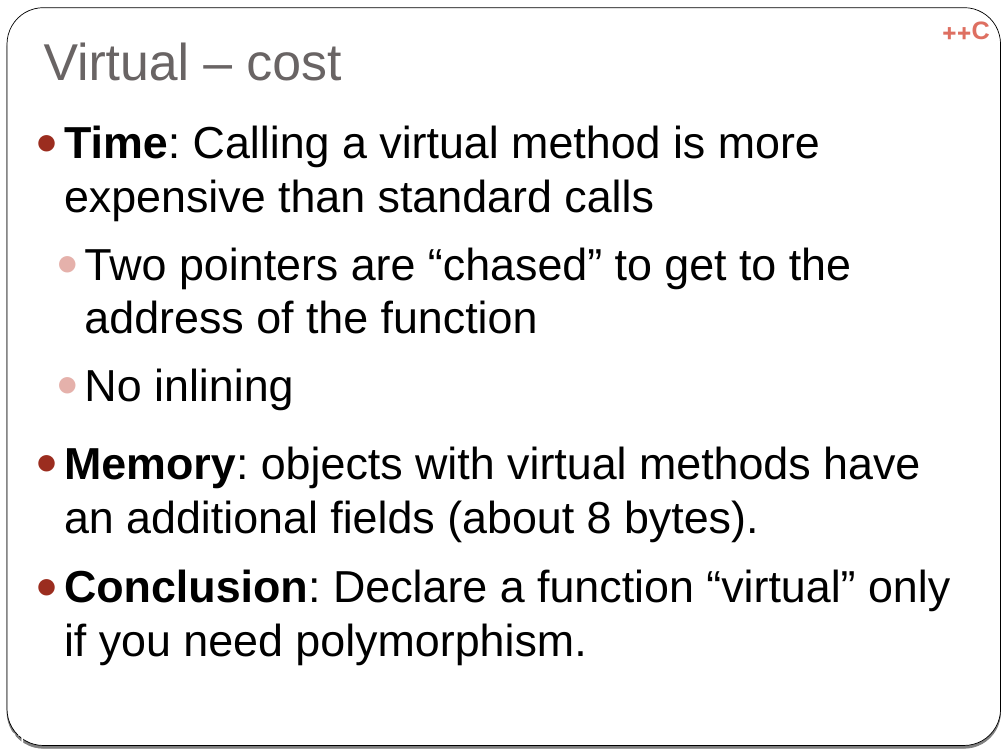
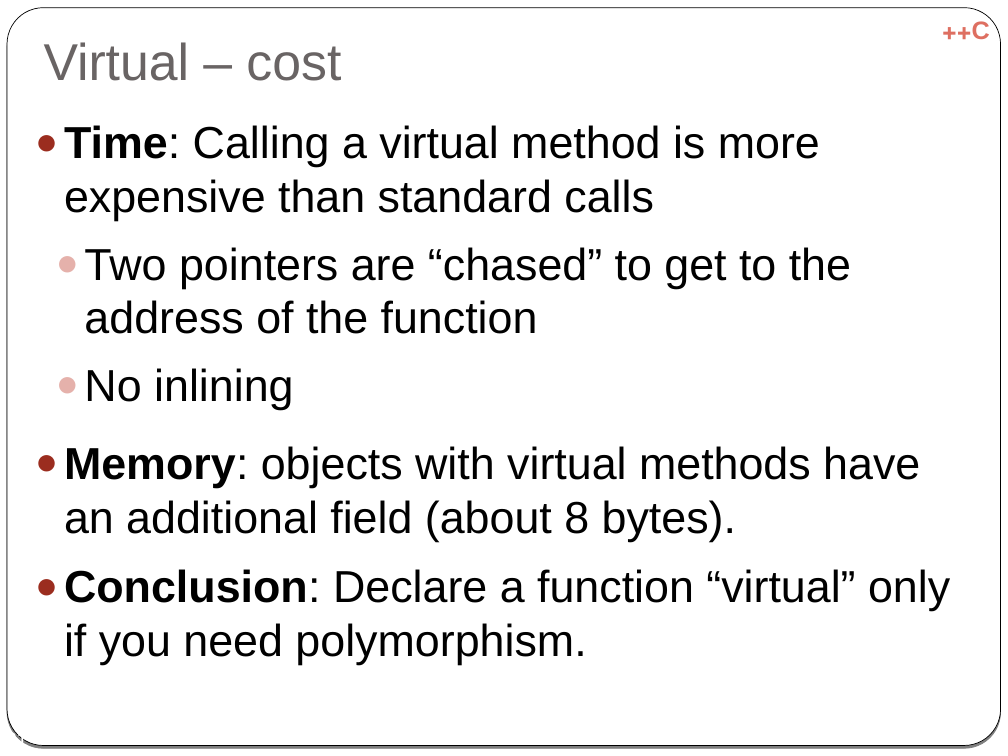
Before and after one commit to cpp-at-ariel/cpp-5780, a slide deck: slide 31 of 06-inheritance/slides-virtual.odp. Drawn at 1008x756 pixels with LibreOffice and Linux fonts; fonts in the diff are those of the drawing. Boxes give left, top, right and bottom in pixels: in the first picture for what was removed or moved away, otherwise in the second. Text is boxed around its words. In the diff, an @@ line names an element or a change of style, - is before the commit and + after.

```diff
--- a/06-inheritance/slides-virtual.odp
+++ b/06-inheritance/slides-virtual.odp
@@ text at <box>64,446,920,542</box>: text changed @@
-  ● Memory: objects with virtual methods have an additional fields (about 8 bytes).
+  ● Memory: objects with virtual methods have an additional field (about 8 bytes).
```
Also in this commit, not shown: 7 other slides changed, 1 slide added, 11 other files.
